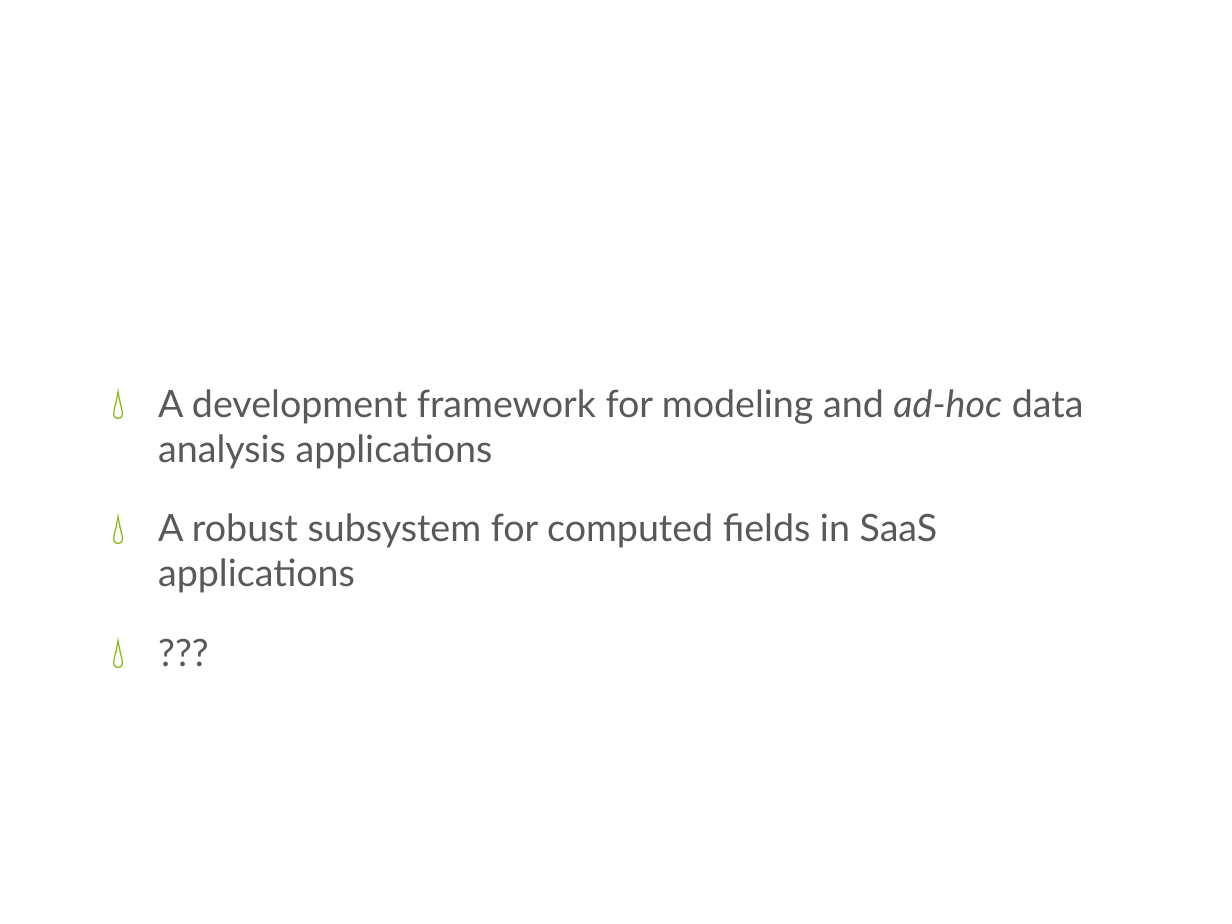
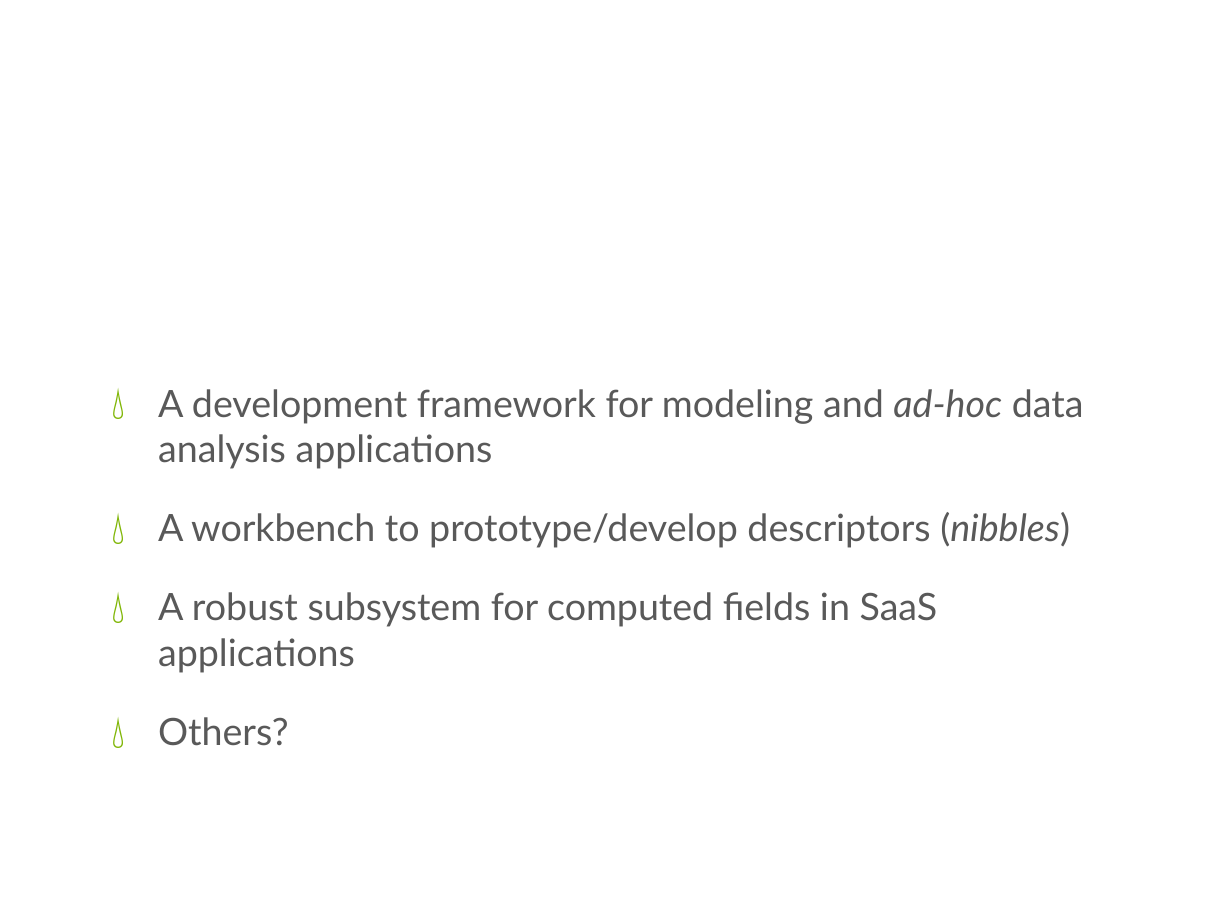
Before and after one commit to cdswindell/tms, a slide deck: slide 3 of doc/TMS Overview.pptx. Drawn at 1232x924 pixels with LibreOffice and Linux fonts; fonts in the diff are those of the drawing; background and template pictures are left out. Boxes give left, top, right and bottom in pixels: in the first picture for what was removed or moved away, otherwise in the second. Text is boxed around its words. In the diff, an @@ line names an element or a change of style, - is before the commit and + after.

```diff
--- a/doc/TMS Overview.pptx
+++ b/doc/TMS Overview.pptx
@@ text at <box>158,512,1070,548</box>: paragraph added @@
+💧 A workbench to prototype/develop descriptors (nibbles)
@@ text at <box>158,717,288,746</box>: text changed @@
-💧 ???
+💧 Others?
```
Also in this commit, not shown: 4 other slides changed, 9 other files.
